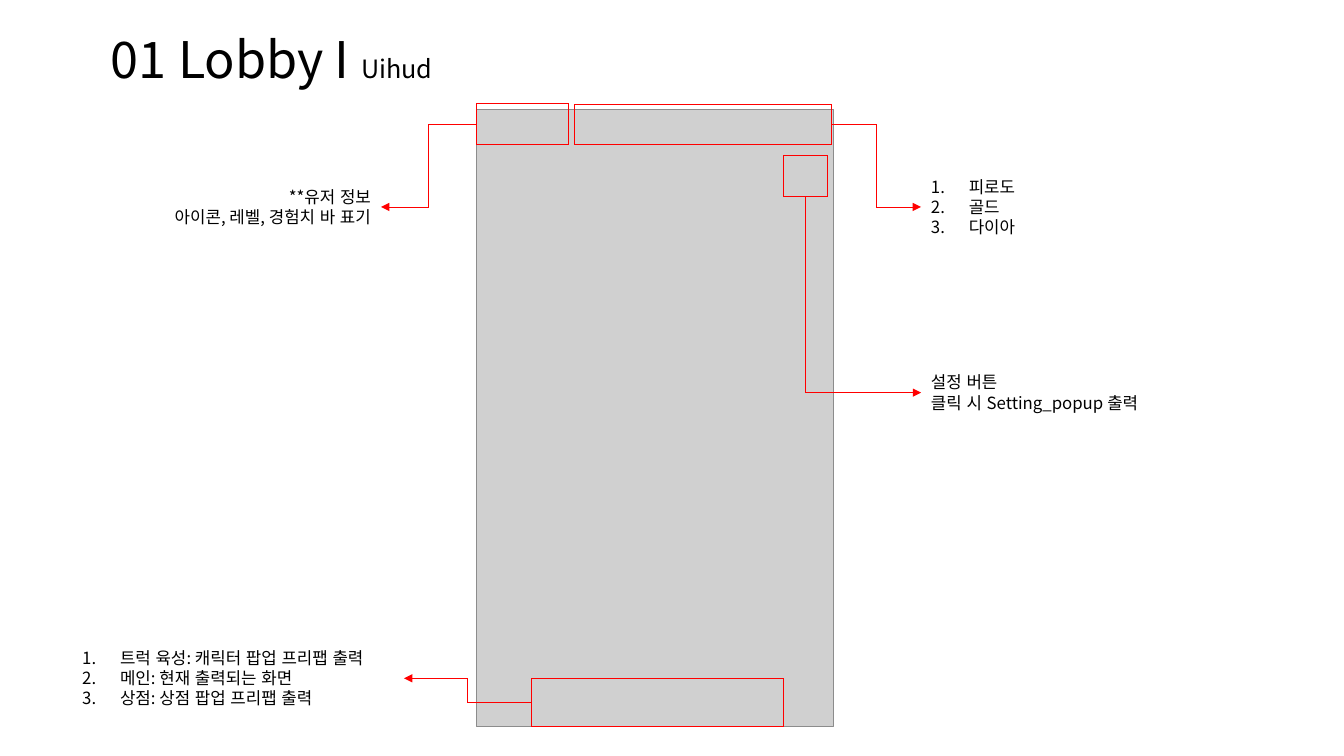
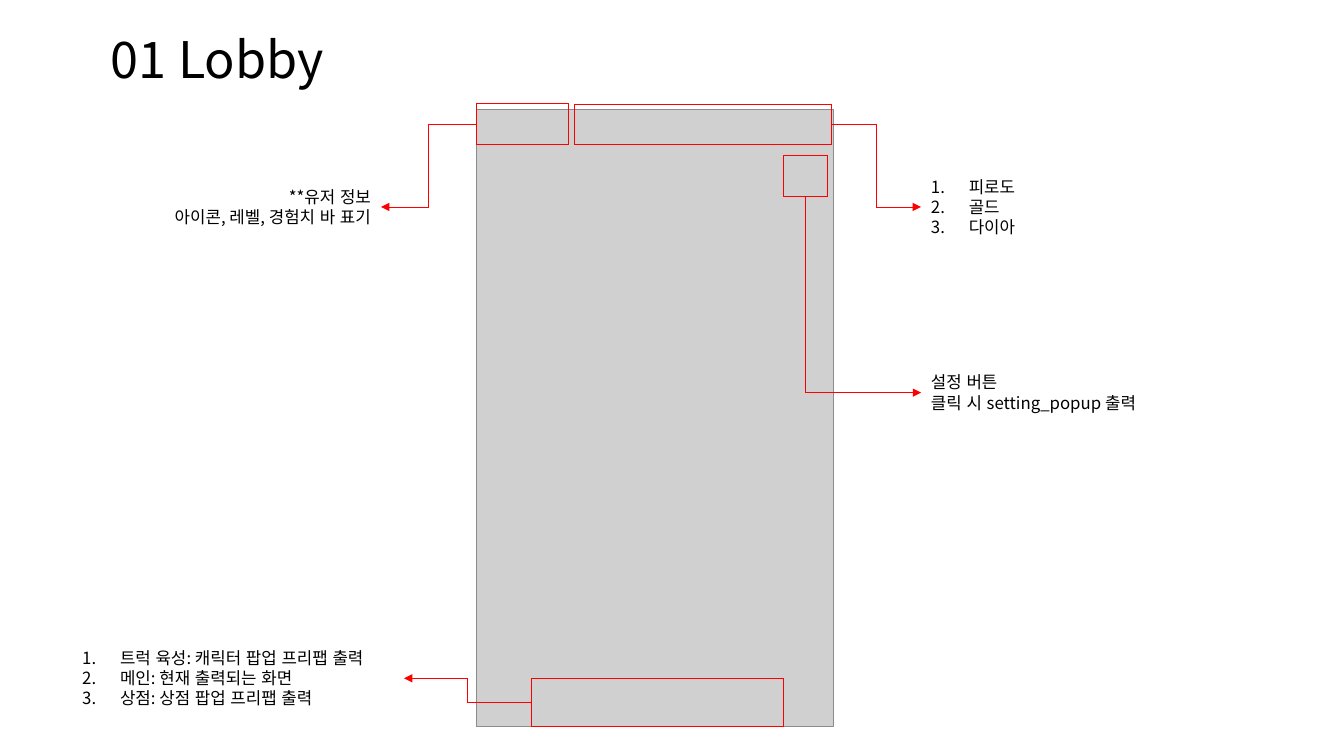
Before and after one commit to scorchLand/kci, a slide deck: slide 4 of 기획서/용사트럭 UI.pptx. Drawn at 1344x756 pixels with LibreOffice and Linux fonts; fonts in the diff are those of the drawing; grey boxes stand for pictures. Boxes give left, top, right and bottom in pixels: in the first picture for what was removed or moved away, otherwise in the second. Text is boxed around its words. In the diff, an @@ line names an element or a change of style, - is before the commit and + after.

```diff
--- a/기획서/용사트럭 UI.pptx
+++ b/기획서/용사트럭 UI.pptx
@@ text at (x1=111, y1=38, x2=324, y2=90): text changed @@
-01 Lobby I Uihud
+01 Lobby
@@ text at (x1=931, y1=395, x2=1136, y2=414): text changed @@
-클릭 시 Setting_popup 출력
+클릭 시 setting_popup 출력
```
Also in this commit, not shown: 1 other slide changed, 6 slides added, 1 other file.
